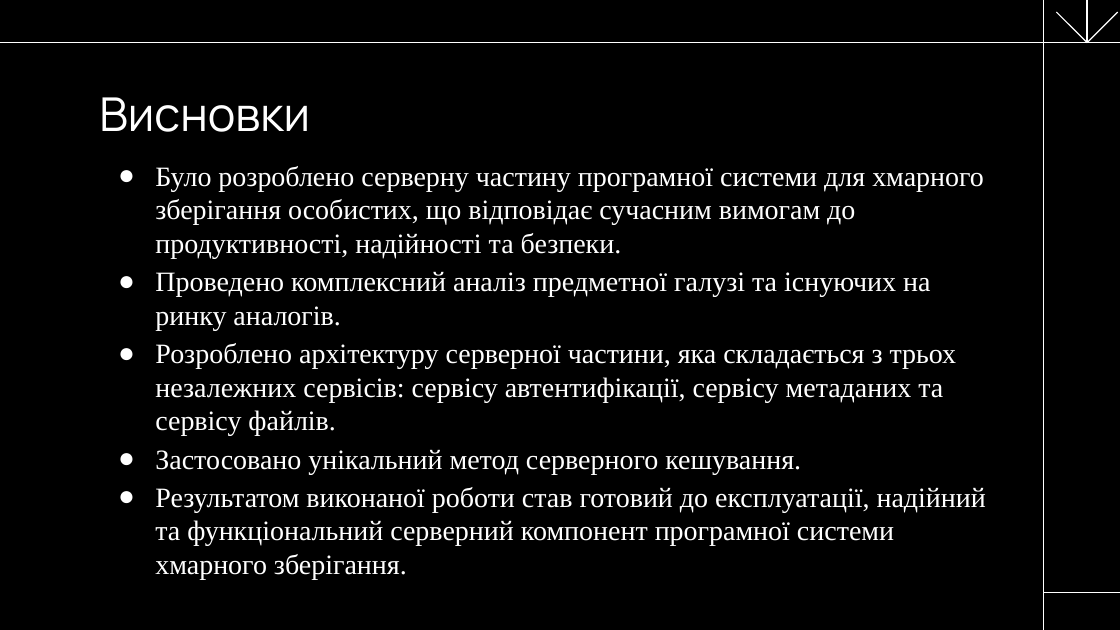
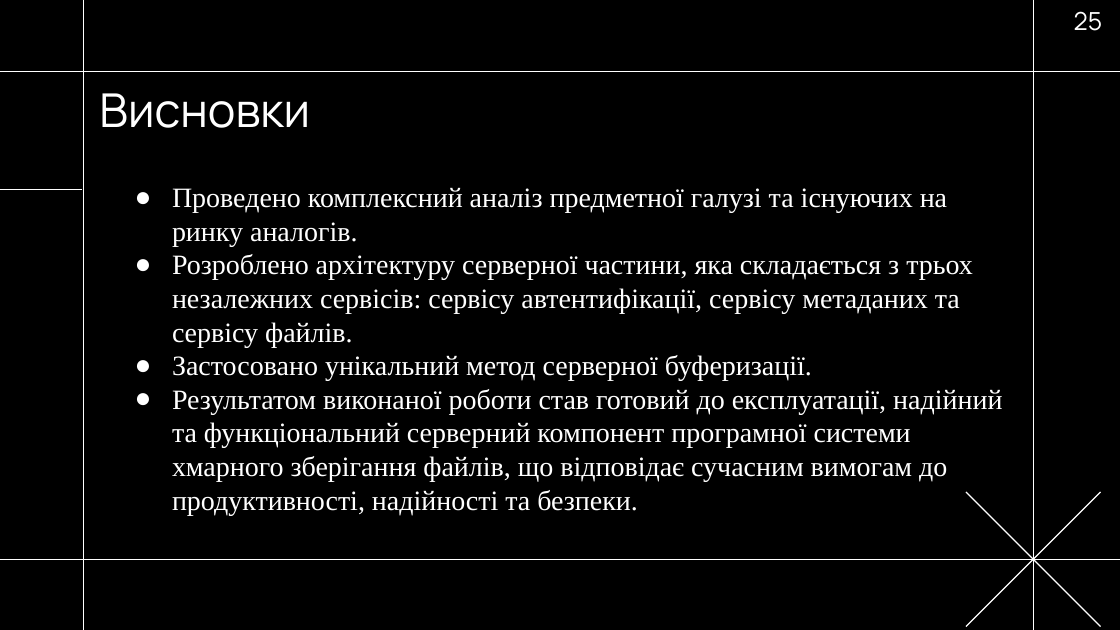
Before and after one commit to NureButsulinIhor/2025_B_PI_PZPI-21-2_Butsulin_I_O, a slide deck: slide 25 of 2025_Б_ПІ_ПЗПІ_21_2_Буцулін_І_О.pptx. Drawn at 1120x630 pixels with LibreOffice and Linux fonts; fonts in the diff are those of the drawing. Boxes give left, top, right and bottom in pixels: in the first picture for what was removed or moved away, otherwise in the second. Text is boxed around its words. In the diff, an @@ line names an element or a change of style, - is before the commit and + after.

```diff
--- a/2025_Б_ПІ_ПЗПІ_21_2_Буцулін_І_О.pptx
+++ b/2025_Б_ПІ_ПЗПІ_21_2_Буцулін_І_О.pptx
@@ line added from (84, 0) to (84, 629), #FFFFFF 0.75 pt @@
@@ line moved from (1044, 0) - (1044, 630) to (1034, 0) - (1034, 630) @@
@@ page number added at bbox=[1074, 11, 1102, 31], 16 pt, text #FFFFFF @@
+25
@@ group removed at bbox=[1044, 0, 1120, 43]: 4 lines @@
@@ line moved from (0, 43) - (1120, 43) to (0, 72) - (1120, 72) @@
@@ title "Висновки": place and size @@
-title "Висновки" at bbox=[99, 97, 310, 132]
+title "Висновки" at bbox=[99, 93, 310, 128]
@@ text "Проведено комплексний аналіз предметної галузі ...": place and size @@
-text "Проведено комплексний аналіз предметної галузі ..." at bbox=[155, 166, 986, 580]
+text "Проведено комплексний аналіз предметної галузі ..." at bbox=[172, 187, 1002, 515]
@@ text at bbox=[155, 166, 984, 258]: paragraph removed @@
-● Було розроблено серверну частину програмної системи для хмарного зберігання особистих, що відповідає сучасним вимогам до продуктивності, надійності та безпеки.
@@ line added from (0, 189) to (82, 189), #FFFFFF 0.75 pt @@
@@ text at bbox=[172, 187, 973, 347]: less space between paragraphs @@
@@ text at bbox=[172, 355, 1002, 515]: text changed @@
-● Застосовано унікальний метод серверного кешування.
-● Результатом виконаної роботи став готовий до експлуатації, надійний та функціональний серверний компонент програмної системи хмарного зберігання.
+● Застосовано унікальний метод серверної буферизації.
+● Результатом виконаної роботи став готовий до експлуатації, надійний та функціональний серверний компонент програмної системи хмарного зберігання файлів, що відповідає сучасним вимогам до продуктивності, надійності та безпеки.
@@ line added from (1034, 630) to (1034, 464), #FFFFFF 0.75 pt @@
@@ line added from (1101, 626) to (965, 492), #FFFFFF 0.75 pt @@
@@ line added from (1101, 492) to (965, 626), #FFFFFF 0.75 pt @@
@@ line added from (0, 559) to (1120, 559), #FFFFFF 0.75 pt @@
@@ line moved from (1044, 592) - (1120, 592) to (939, 559) - (1120, 559) @@
```
Also in this commit, not shown: 25 other slides changed, 1 other file.
